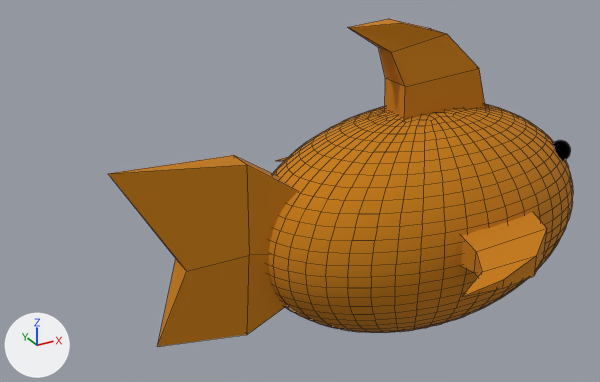
A saved change to the FBX model Assets/Prefabs/goldfish2.fbx.
Camera for both pictures: a 50 mm lens placed at (-4.05, -5.25, 3.09), pointed at (-1.08, 0.15, 0.39). Arrows for +X, +Y and +Z are at lower left; the lights stay in place. Mesh edges are drawn as thin lines on the coarser meshes. Where no turn or scale is listed for an object, it has been applied to the vertices.

In view in the first picture: 'Body', 'RightFin', 'Tail', 'TopFin'.
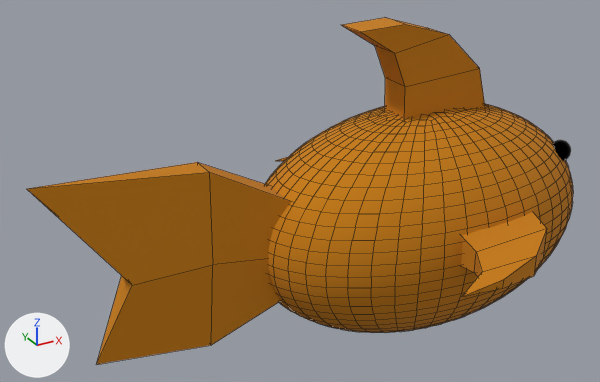
The newer file is also turned or shifted as a whole; pictures and numbers use the older file's frame.

Location of each change, [x1, y1, x2, y2] in pixels of the pictures (600 x 382 px):
'Tail', mesh rescaled (39% wider)
    before: [108, 155, 298, 347]
    after: [27, 162, 291, 364]
'TopFin', reshaped
    before: [347, 19, 485, 120]
    after: [342, 18, 485, 120]

The change in detail:
me_cube_002 has 16 vertices, 14 faces and spans x -0.75..0.55, y -0.147..0.138, z 0.877..1.719.
me_cube_002 is used by ob_topfin; location (0.0, 0.0, 0.0).
Before the commit, vertices of me_cube_002: 0 (-0.293, -0.138, 0.877), 2 (-0.293, 0.138, 0.877), 8 (-0.31, -0.147, 1.227) at pixel (405, 86), 9 (-0.31, 0.128, 1.227) at pixel (385, 78).
Part 1, on me_cube_002:
Vertices 0, 2, 8, 9 of me_cube_002 move by (0.001, 0.0, 0.0).
Vertex 1 of me_cube_002 moves from (-0.75, -0.007, 1.706) at pixel (349, 27) to (-0.748, -0.157, 1.706) at pixel (360, 31).
Vertex 3 of me_cube_002 moves from (-0.75, 0.019, 1.706) at pixel (347, 27) to (-0.748, 0.119, 1.706) at pixel (340, 24).
Vertex 4 of me_cube_002 moves from (0.55, -0.138, 0.877) to (0.548, -0.138, 0.877).
Vertex 5 of me_cube_002 moves from (-0.341, -0.1, 1.719) at pixel (401, 22) to (-0.34, -0.15, 1.719) at pixel (405, 24).
Vertex 6 of me_cube_002 moves from (0.55, 0.138, 0.877) to (0.548, 0.138, 0.877).
Vertex 7 of me_cube_002 moves from (-0.341, 0.076, 1.719) at pixel (388, 18) to (-0.34, 0.126, 1.719) at pixel (384, 17).
Vertex 10 of me_cube_002 moves from (0.431, 0.118, 1.274) to (0.43, 0.128, 1.274).
Vertex 11 of me_cube_002 moves from (0.431, -0.138, 1.274) at pixel (479, 68) to (0.43, -0.148, 1.274) at pixel (479, 68).
Vertex 12 of me_cube_002 moves from (-0.421, -0.095, 1.503) at pixel (391, 52) to (-0.42, -0.145, 1.503) at pixel (394, 53).
Vertex 13 of me_cube_002 moves from (-0.421, 0.08, 1.503) at pixel (378, 47) to (-0.42, 0.13, 1.503) at pixel (374, 45).
Vertex 14 of me_cube_002 moves from (0.085, 0.095, 1.593) at pixel (430, 28) to (0.085, 0.125, 1.593) at pixel (427, 27).
Vertex 15 of me_cube_002 moves from (0.085, -0.12, 1.593) at pixel (446, 33) to (0.085, -0.15, 1.593) at pixel (449, 34).
me_cube_001 has 16 vertices, 16 faces and spans x -2.57..-0.97, y -0.2..0.2, z -0.59..0.91.
me_cube_001 is used by ob_tail; location (-0.1, 0.0, 0.0).
me_cube_001 part 2: the whole mesh is scaled about its middle by (1.25, 1, 1), then moved by (-0.34, 0.0, 0.0).
